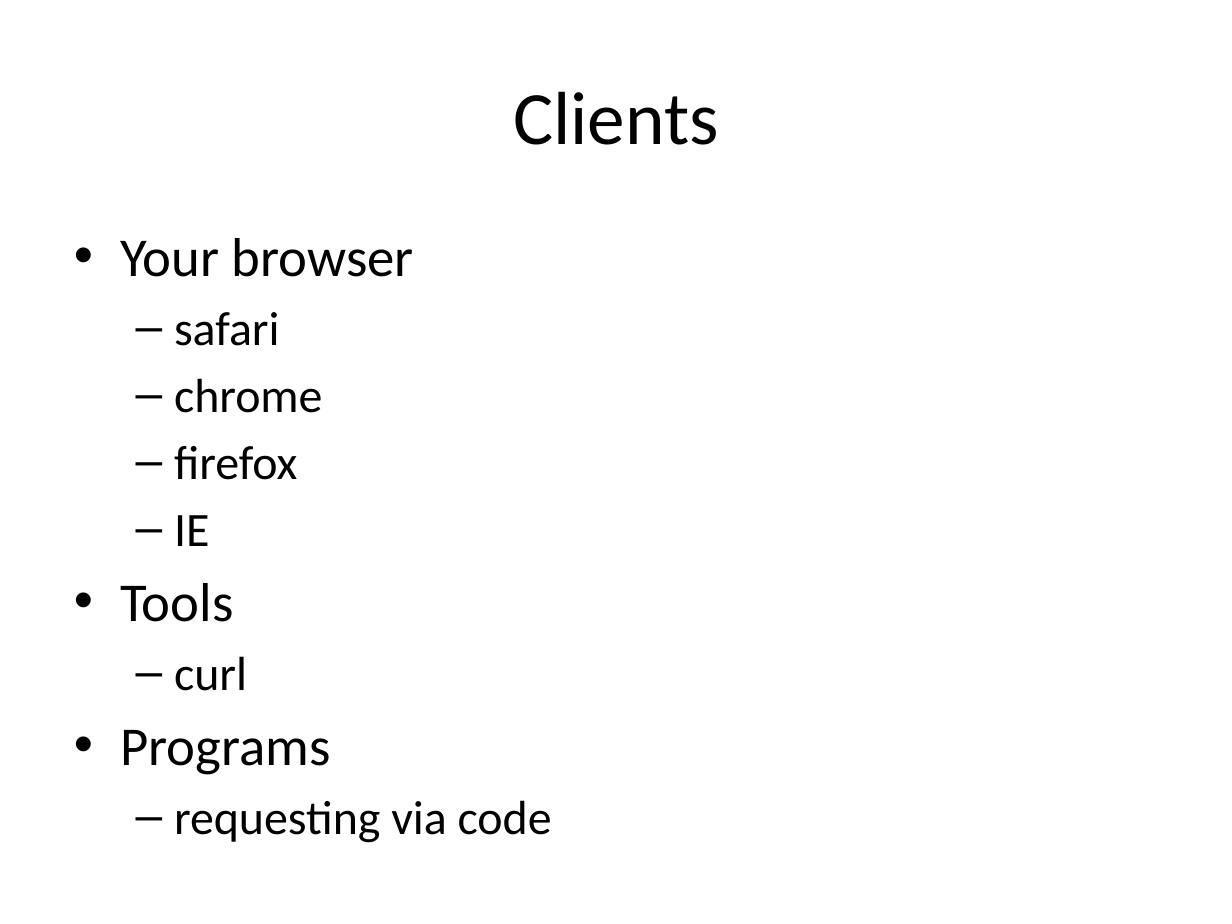
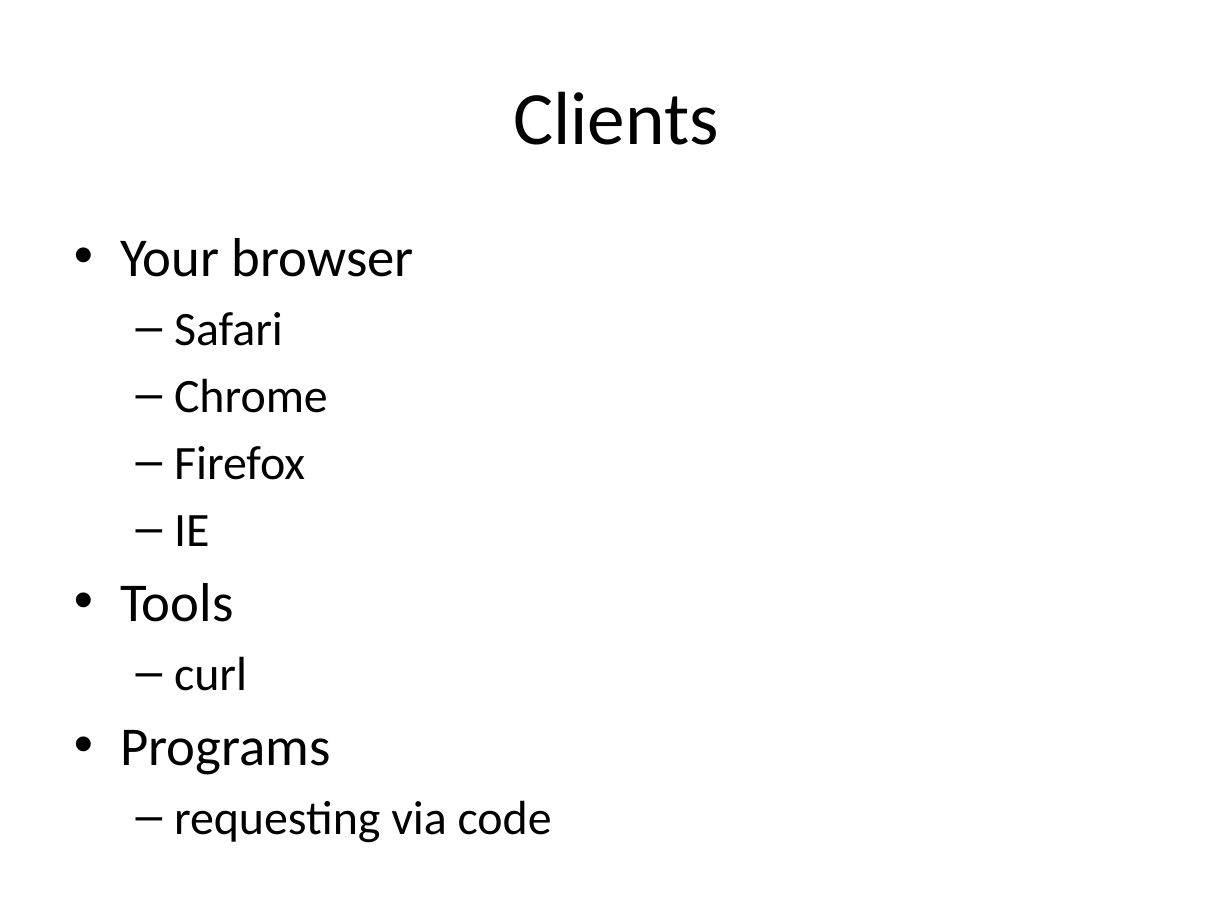
Before and after one commit to PHPEmbark/curriculum, a slide deck: slide 16 of course/2 - The Internet/The Internet.pptx. Drawn at 1232x924 pixels with LibreOffice and Linux fonts; fonts in the diff are those of the drawing. Boxes give left, top, right and bottom in pixels: in the first picture for what was removed or moved away, otherwise in the second. Text is boxed around its words. In the diff, an @@ line names an element or a change of style, - is before the commit and + after.

```diff
--- a/course/2 - The Internet/The Internet.pptx
+++ b/course/2 - The Internet/The Internet.pptx
@@ text at (x1=174, y1=312, x2=328, y2=480): text changed @@
-  – safari
-  – chrome
-  – firefox
+  – Safari
+  – Chrome
+  – Firefox
```
Also in this commit, not shown: 3 other slides changed, 15 slides added.
